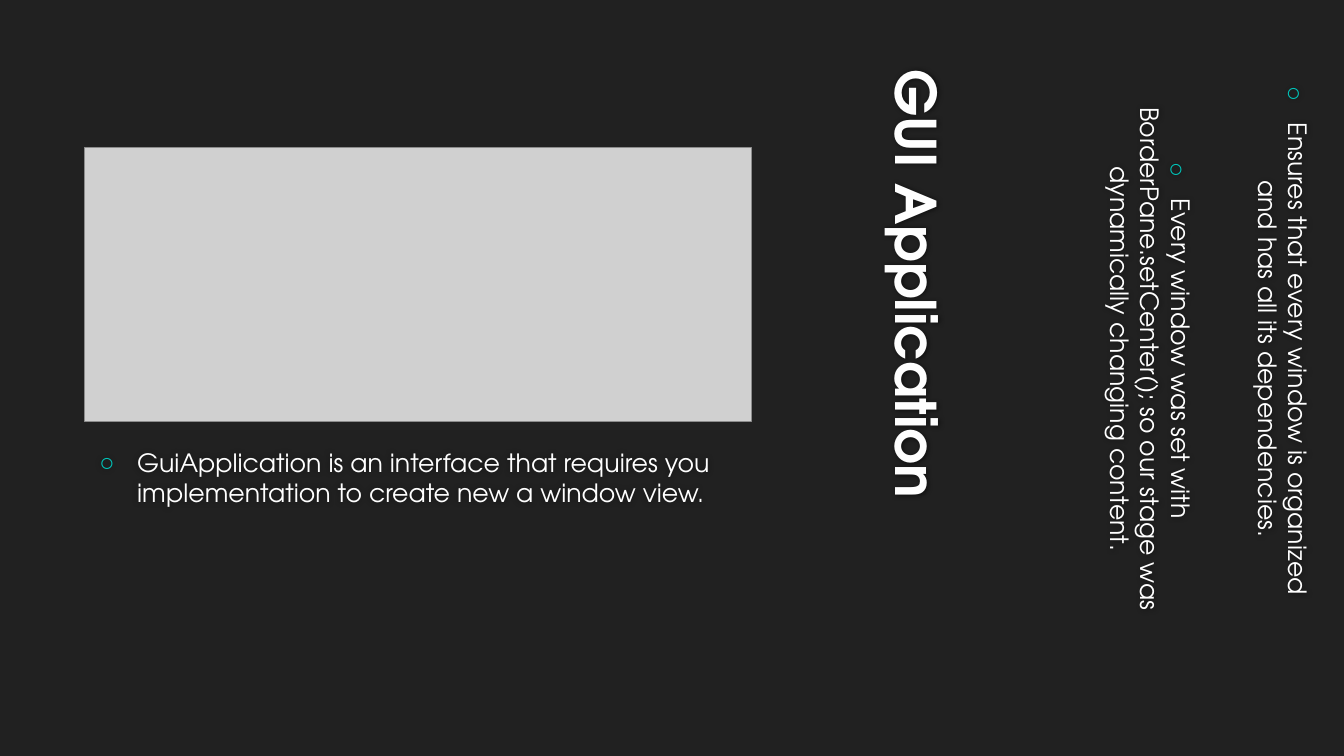
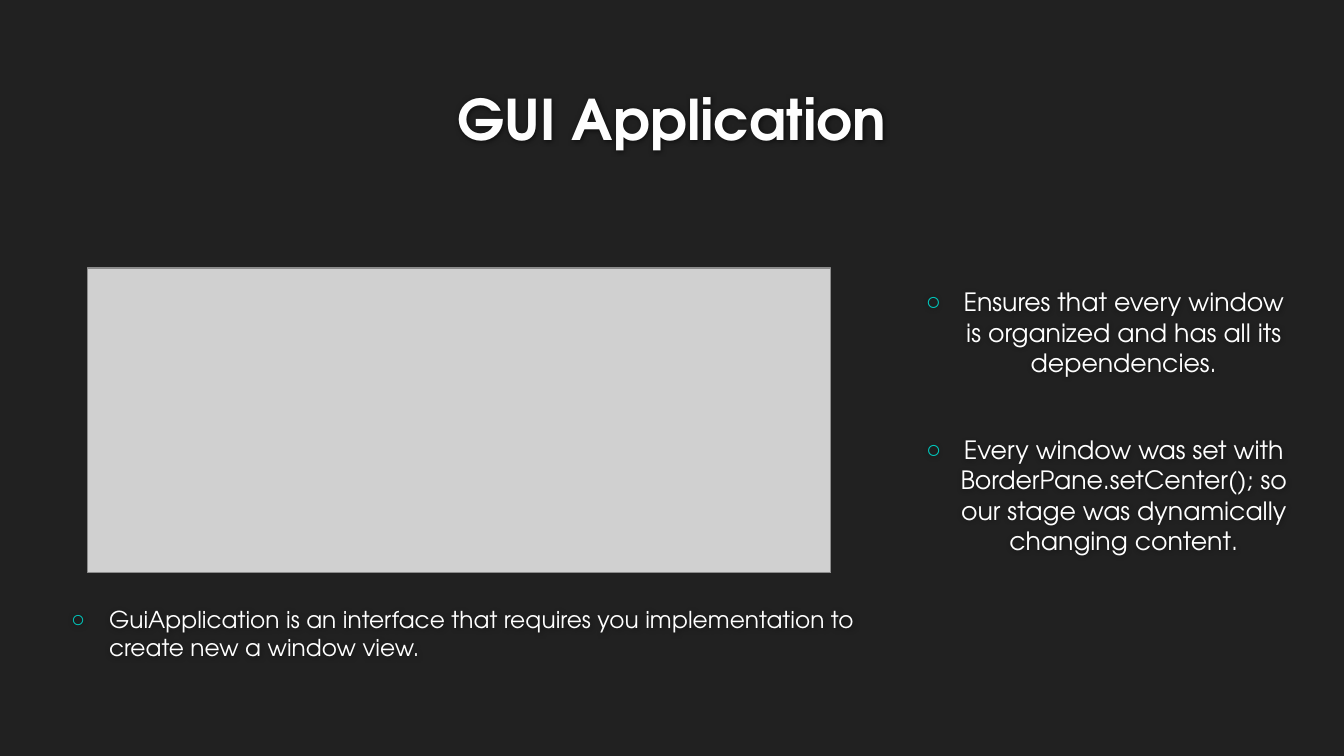
Before and after one commit to recursor94/CSC-380-Project, a slide deck: slide 4 of CSC380 Final Presentation.pptx (slide 5 before the commit). Drawn at 1344x756 pixels with LibreOffice and Linux fonts; fonts in the diff are those of the drawing; grey boxes stand for pictures; background and template pictures are left out. Boxes give left, top, right and bottom in pixels: in the first picture for what was removed or moved away, otherwise in the second. Text is boxed around its words. In the diff, an @@ line names an element or a change of style, - is before the commit and + after.

```diff
--- a/CSC380 Final Presentation.pptx
+++ b/CSC380 Final Presentation.pptx
@@ title "GUI Application" rewrapped from (870,79,966,488) to (458,97,886,151) @@
@@ text "Ensures that every window is ...": place and size @@
-text "Ensures that every window is ..." at (1098,131,1319,609)
+text "Ensures that every window is ..." at (961,292,1287,556)
@@ text "Ensures that every window is ..." at (961,292,1287,556): vertical alignment top to middle @@
@@ picture: place and size @@
-picture at (85,148,752,421)
+picture at (88,268,831,573)
@@ text "GuiApplication is an interface that ...": place and size @@
-text "GuiApplication is an interface that ..." at (137,453,710,507)
+text "GuiApplication is an interface that ..." at (109,610,854,657)
@@ text "GuiApplication is an interface that ..." at (109,610,854,657): size 18 to 16.6 pt; vertical alignment top to middle @@
```
Also in this commit, not shown: 5 other slides changed, 1 slide added, 1 slide removed.
